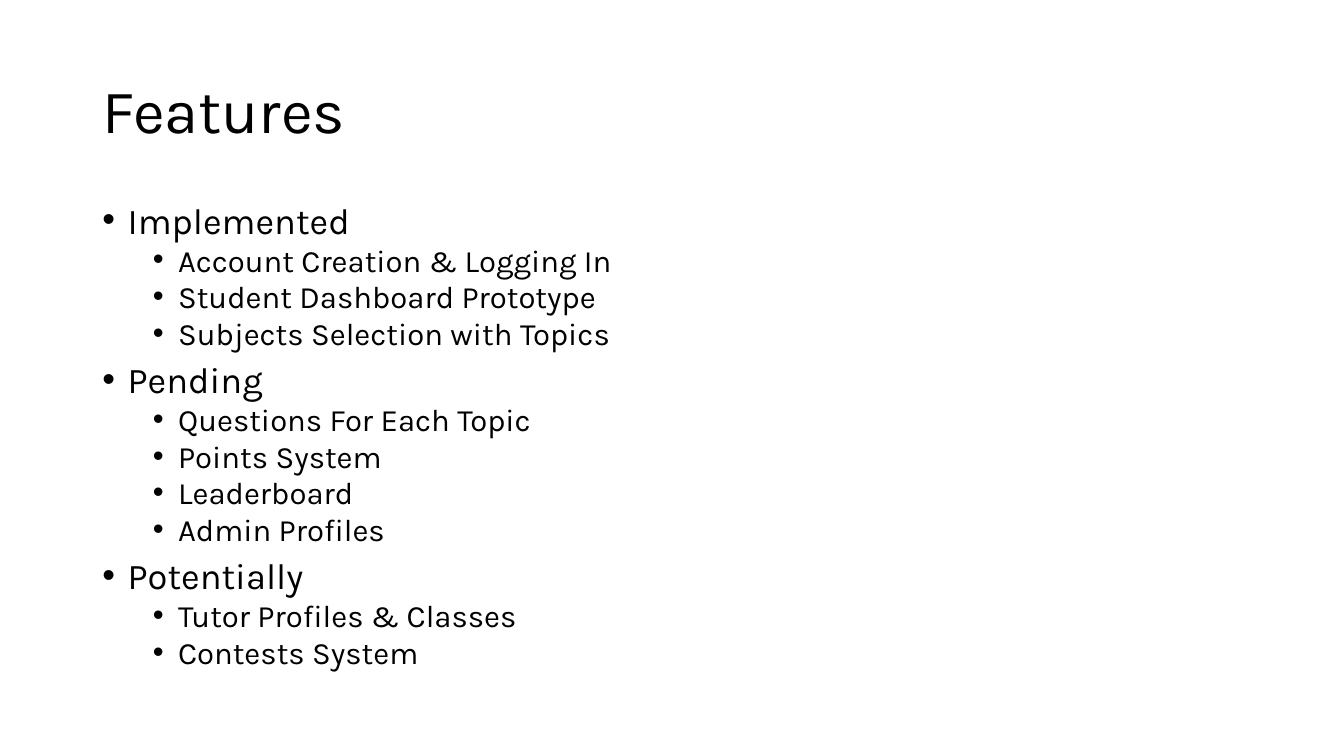
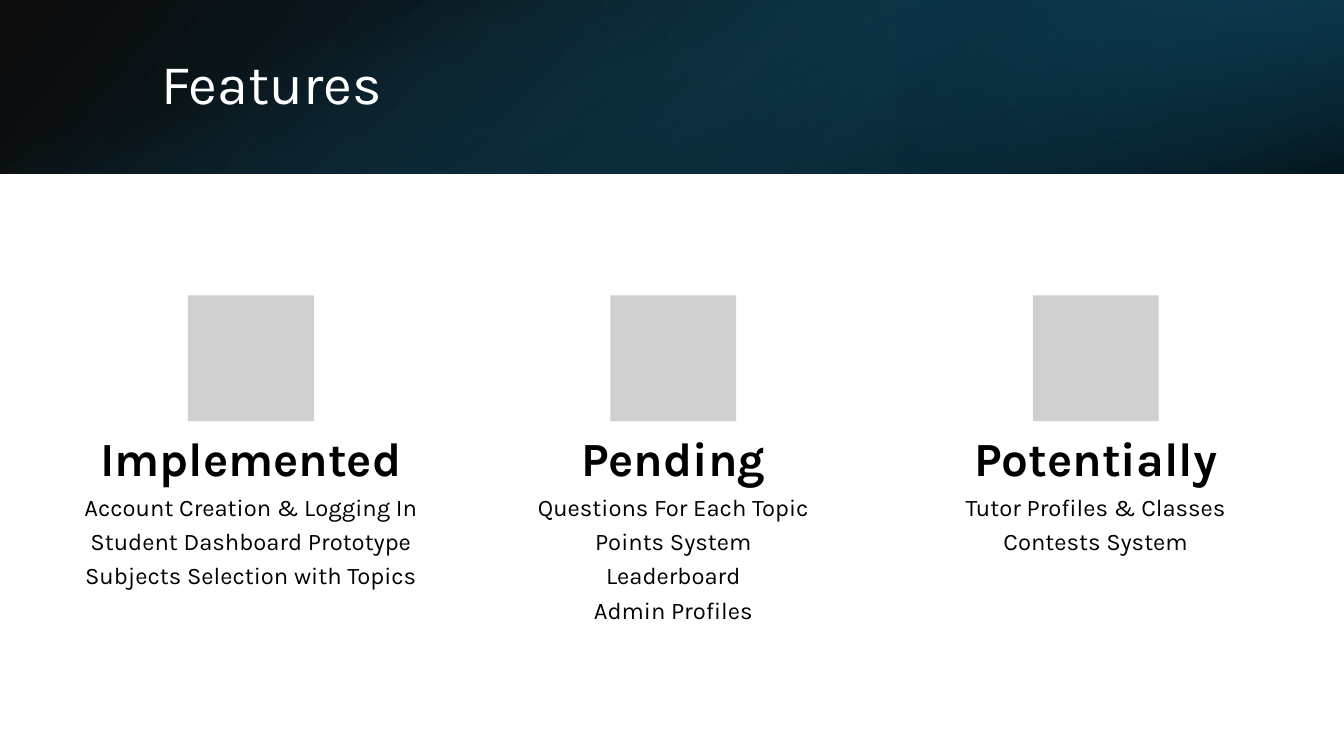
Before and after one commit to shahd9290/Competitive-Revision-Website, a slide deck: slide 5 of documents/Danyal Shah Interim Presentation.pptx. Drawn at 1344x756 pixels with LibreOffice and Linux fonts; fonts in the diff are those of the drawing; grey boxes stand for pictures. Boxes give left, top, right and bottom in pixels: in the first picture for what was removed or moved away, otherwise in the second. Text is boxed around its words. In the diff, an @@ line names an element or a change of style, - is before the commit and + after.

Commit message:
Add Video & Design to Presentation

```diff
--- a/documents/Danyal Shah Interim Presentation.pptx
+++ b/documents/Danyal Shah Interim Presentation.pptx
@@ rectangle added at [0, 0, 1344, 173], fill gradient #000000 to #104862 @@
@@ rectangle added at [0, 1, 1343, 174], fill gradient #156082 to #000000 @@
@@ rectangle added at [896, 0, 1344, 173], fill gradient #0B3041 to #156082 @@
@@ title "Features": place and size @@
-title "Features" at [102, 94, 345, 134]
+title "Features" at [161, 69, 381, 105]
@@ title "Features" at [161, 69, 381, 105]: size 44 to 40 pt, text colour #000000 to #FFFFFF @@
@@ text removed at [128, 209, 611, 671] @@
-• Implemented
-  • Account Creation & Logging In
-  • Student Dashboard Prototype
-  • Subjects Selection with Topics
-• Pending
-  • Questions For Each Topic
-  • Points System
-  • Leaderboard
-  • Admin Profiles
-• Potentially
-  • Tutor Profiles & Classes
-  • Contests System
@@ group added at [84, 295, 1225, 620]: 6 texts, 3 pictures @@
+Implemented
+Account Creation & Logging In
+Student Dashboard Prototype
+Subjects Selection with Topics
+Pending
+Questions For Each Topic
+Points System
+Leaderboard
+Admin Profiles
+Potentially
+Tutor Profiles & Classes
+Contests System
```
Also in this commit, not shown: 6 other slides changed.
